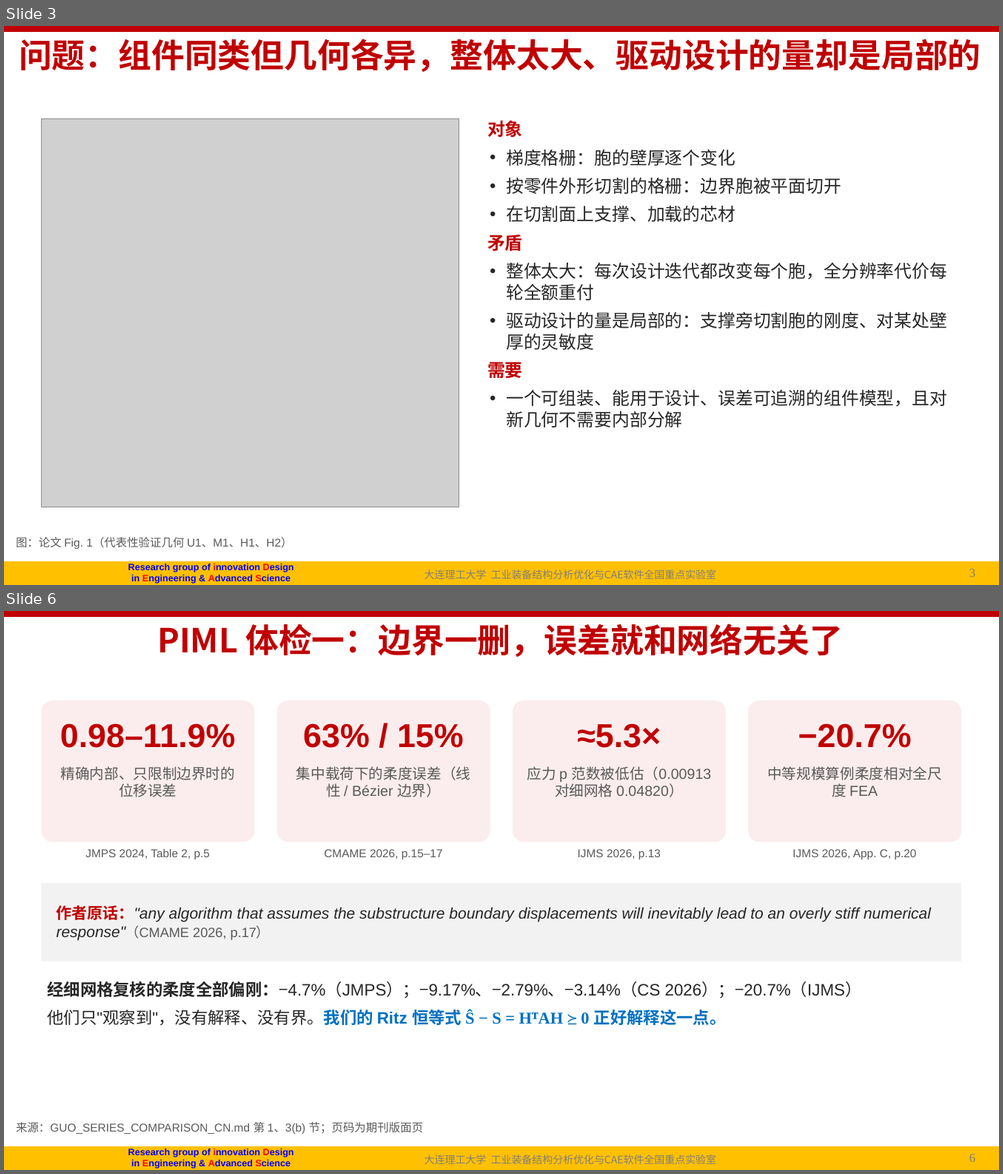
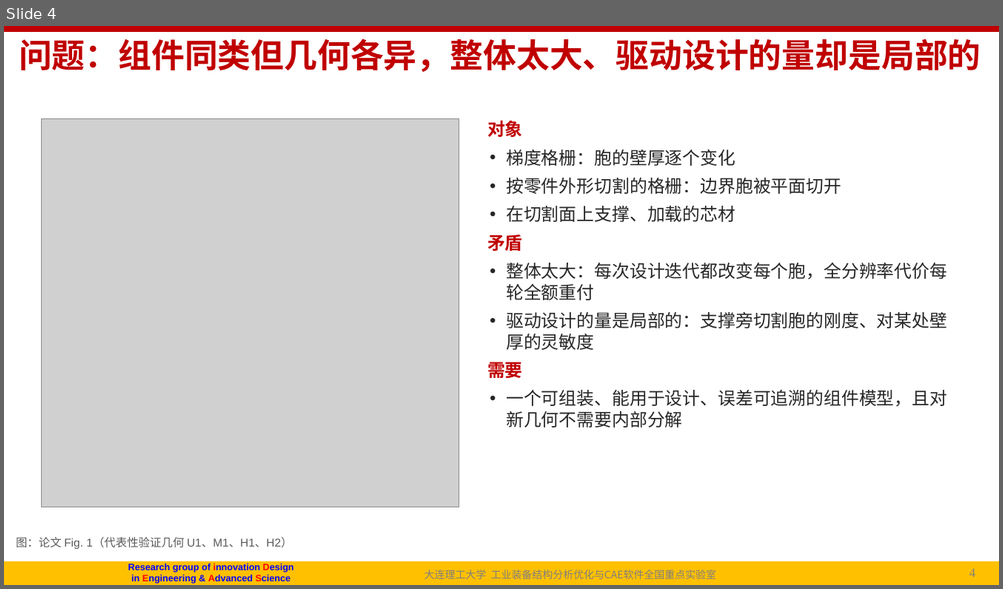
Before and after one commit to fanzhirui1004-source/curly-octo-goggles, a slide deck: docs/followup/talk/P1_NICE_导师汇报_20261003.pptx. Shown one above the other, each under a label of ours: slides 3 and 6 before the commit, slide 4 after it; the slides between them are not shown. The pictures are 1003x1174 and 1003x589 pixels, drawn with LibreOffice and Linux fonts; fonts in the diff are those of the drawing; grey boxes stand for pictures; background and template pictures are left out. Boxes give left, top, right and bottom in pixels: in the first picture for what was removed or moved away, otherwise in the second. Text is boxed around its words. In the diff, an @@ line names an element or a change of style, - is before the commit and + after.

```diff
--- a/docs/followup/talk/P1_NICE_导师汇报_20261003.pptx
+++ b/docs/followup/talk/P1_NICE_导师汇报_20261003.pptx
@@ slide 6 removed at [4,611,999,1170], background #FFFFFF; not listed: 6 template elements that a slide beside it also shows @@
@@ title removed at [157,624,842,657] @@
-PIML 体检一：边界一删，误差就和网络无关了
@@ rounded rectangle removed at [41,701,255,843] @@
@@ rounded rectangle removed at [277,701,490,843] @@
@@ rounded rectangle removed at [513,701,726,843] @@
@@ rounded rectangle removed at [748,701,962,843] @@
@@ text removed at [60,723,236,748] @@
-0.98–11.9%
@@ text removed at [303,723,464,748] @@
-63% / 15%
@@ text removed at [577,723,660,748] @@
-≈5.3×
@@ text removed at [798,723,911,748] @@
-−20.7%
@@ text removed at [60,766,235,797] @@
-精确内部、只限制边界时的位移误差
@@ text removed at [296,766,471,797] @@
-集中载荷下的柔度误差（线性 / Bézier 边界）
@@ text removed at [526,766,711,797] @@
-应力 p 范数被低估（0.00913 对细网格 0.04820）
@@ text removed at [767,766,942,797] @@
-中等规模算例柔度相对全尺度 FEA
@@ text removed at [85,849,210,860] @@
-JMPS 2024, Table 2, p.5
@@ text removed at [324,849,443,860] @@
-CMAME 2026, p.15–17
@@ text removed at [578,849,660,860] @@
-IJMS 2026, p.13
@@ text removed at [792,849,916,860] @@
-IJMS 2026, App. C, p.20
@@ rectangle removed at [41,883,962,962] @@
-作者原话："any algorithm that assumes the substructure boundary displacements will inevitably lead to an overly stiff numerical response"（CMAME 2026, p.17）
@@ text removed at [47,982,862,1025] @@
-经细网格复核的柔度全部偏刚：−4.7%（JMPS）；−9.17%、−2.79%、−3.14%（CS 2026）；−20.7%（IJMS）
-他们只"观察到"，没有解释、没有界。我们的 Ritz 恒等式 Ŝ − S = HᵀAH ⪰ 0 正好解释这一点。
@@ text removed at [16,1122,423,1134] @@
-来源：GUO_SERIES_COMPARISON_CN.md 第 1、3(b) 节；页码为期刊版面页
@@ what was slide 3 is now slide 4 @@
@@ page number at [965,569,991,577]: text changed @@
-3/30
+4/43
@@ page number at [969,569,975,577]: text changed @@
-3
+4
```
Also in this commit, not shown: 8 slides changed, 20 slides added, 6 other slides removed, 2 other files.
